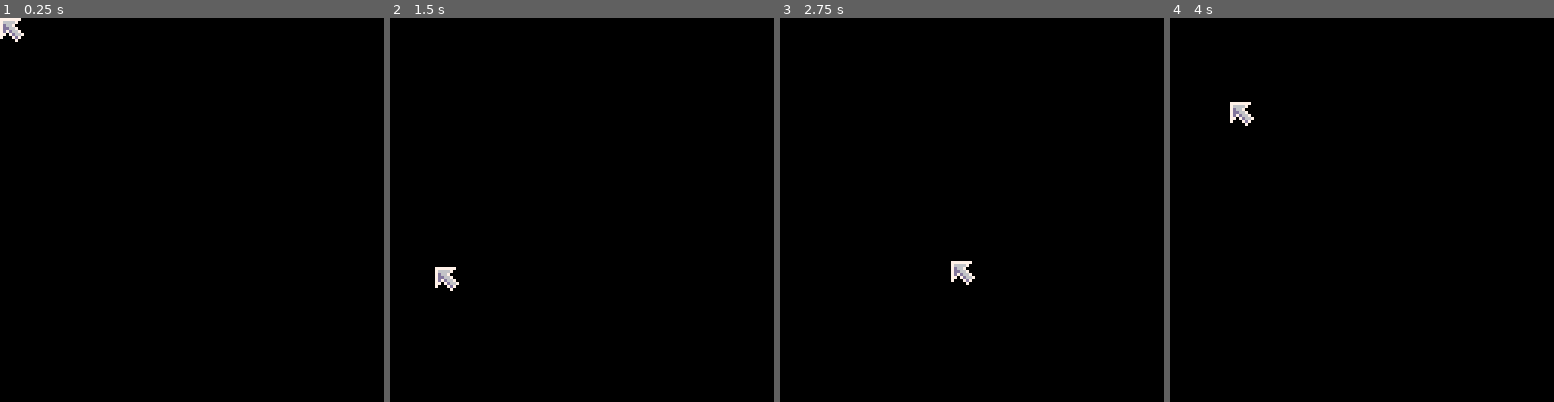
Above: before the commit, frames 1-4 (left to right).
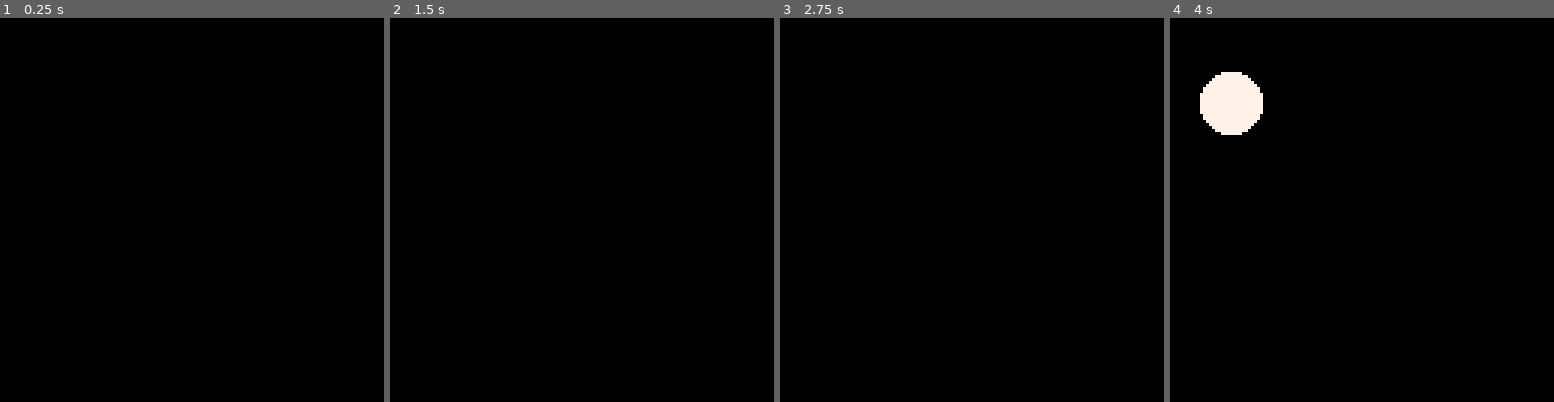
Above: after the commit, the same moments.

Repository: wesen/carts
Game: PICO-8 cartridge games/gamedevgame/gamedevgame.p8
Same seed, same stepped clock (60 frames per second), same inputs: the game is played once before the commit and once after it.
Inputs (mouse positions are in pixels of both pictures, inside the frame that each line leads up to):
- Up to frame 1 (0.25 s): no input
- Up to frame 2 (1.5 s): click (670, 121) at 0.67 s; click (436, 267) at 1.22 s
- Up to frame 3 (2.75 s): click (887, 114) at 1.77 s; click (952, 259) at 2.32 s
- Up to frame 4 (4 s): click (1404, 106) at 2.87 s; click (1465, 256) at 3.42 s; click (1231, 102) at 3.97 s

The runs differ from the first frame. In frame 1, 0.3% of the frame differs, in the area x 0-7%, y 0-7%; in frame 2, 0.3%; in frame 3, 0.3%; in frame 4, 2.0%, in the area x 7-25%, y 14-31%.

Commit message:
Only click dot

Diff:
--- a/games/gamedevgame/gamedevgame.p8
+++ b/games/gamedevgame/gamedevgame.p8
@@ -798,22 +798,22 @@
   self.jiggle=false
  end
 
- for i=1,n do
-  local idx=(self.idx+i-1)%n
-  if self.trails[idx]!=nil then
-   local v=self.trails[idx]
-   local x=v[1]
-   local y=v[2]
-   local d=sqr(glb_mouse_x-x)+sqr(glb_mouse_y-y)
-   darken((n-i)*100/n/2)
-   if d>20 then
-    local r=i/(n/3)+1
-    -- circfill(v[1],v[2],r,7)
-    spr(1,v[1],v[2])
-   end
-  end
- end
- pal()
+ -- for i=1,n do
+ --  local idx=(self.idx+i-1)%n
+ --  if self.trails[idx]!=nil then
+ --   local v=self.trails[idx]
+ --   local x=v[1]
+ --   local y=v[2]
+ --   local d=sqr(glb_mouse_x-x)+sqr(glb_mouse_y-y)
+ --   darken((n-i)*100/n/2)
+ --   if d>20 then
+ --    local r=i/(n/3)+1
+ --    -- circfill(v[1],v[2],r,7)
+ --    spr(1,v[1],v[2])
+ --   end
+ --  end
+ -- end
+ -- pal()
 
  if self.circle_t<15 then
   -- self.circle_t+=2
@@ -823,13 +823,13 @@
   -- pal(7,5)
  end
 
- spr(1,glb_mouse_x+self.shkx,glb_mouse_y+self.shky)
- pal()
+ -- spr(1,glb_mouse_x+self.shkx,glb_mouse_y+self.shky)
+ -- pal()
 
 
  -- if self.prev_x!=glb_mouse_x or self.prev_y!=glb_mouse_y then
-  self.trails[self.idx]={glb_mouse_x,glb_mouse_y}
-  self.idx=(self.idx+1)%n
+ self.trails[self.idx]={glb_mouse_x,glb_mouse_y}
+ self.idx=(self.idx+1)%n
  -- end
  self.prev_x=glb_mouse_x
  self.prev_y=glb_mouse_y
@@ -1923,13 +1923,8 @@
  glb_mouse_y=stat(33)
 end
 
-function tutorial_draw1()
+function tutorial_draw()
  glb_mouse:draw()
-end
-
-function tutorial_draw2()
- -- only simple mouse sprite
- spr(1,glb_mouse_x,glb_mouse_y)
 end
 
 function _draw()
@@ -1938,7 +1933,7 @@
  cls(0)
 
  if true then
-  tutorial_draw2()
+  tutorial_draw()
   return
  end
 
--- a/games/gamedevgame/main.lua
+++ b/games/gamedevgame/main.lua
@@ -54,13 +54,8 @@
  glb_mouse_y=stat(33)
 end
 
-function tutorial_draw1()
+function tutorial_draw()
  glb_mouse:draw()
-end
-
-function tutorial_draw2()
- -- only simple mouse sprite
- spr(1,glb_mouse_x,glb_mouse_y)
 end
 
 function _draw()
@@ -69,7 +64,7 @@
  cls(0)
 
  if true then
-  tutorial_draw2()
+  tutorial_draw()
   return
  end
 
--- a/games/gamedevgame/mouse.lua
+++ b/games/gamedevgame/mouse.lua
@@ -28,22 +28,22 @@
   self.jiggle=false
  end
 
- for i=1,n do
-  local idx=(self.idx+i-1)%n
-  if self.trails[idx]!=nil then
-   local v=self.trails[idx]
-   local x=v[1]
-   local y=v[2]
-   local d=sqr(glb_mouse_x-x)+sqr(glb_mouse_y-y)
-   darken((n-i)*100/n/2)
-   if d>20 then
-    local r=i/(n/3)+1
-    -- circfill(v[1],v[2],r,7)
-    spr(1,v[1],v[2])
-   end
-  end
- end
- pal()
+ -- for i=1,n do
+ --  local idx=(self.idx+i-1)%n
+ --  if self.trails[idx]!=nil then
+ --   local v=self.trails[idx]
+ --   local x=v[1]
+ --   local y=v[2]
+ --   local d=sqr(glb_mouse_x-x)+sqr(glb_mouse_y-y)
+ --   darken((n-i)*100/n/2)
+ --   if d>20 then
+ --    local r=i/(n/3)+1
+ --    -- circfill(v[1],v[2],r,7)
+ --    spr(1,v[1],v[2])
+ --   end
+ --  end
+ -- end
+ -- pal()
 
  if self.circle_t<15 then
   -- self.circle_t+=2
@@ -53,13 +53,13 @@
   -- pal(7,5)
  end
 
- spr(1,glb_mouse_x+self.shkx,glb_mouse_y+self.shky)
- pal()
+ -- spr(1,glb_mouse_x+self.shkx,glb_mouse_y+self.shky)
+ -- pal()
 
 
  -- if self.prev_x!=glb_mouse_x or self.prev_y!=glb_mouse_y then
-  self.trails[self.idx]={glb_mouse_x,glb_mouse_y}
-  self.idx=(self.idx+1)%n
+ self.trails[self.idx]={glb_mouse_x,glb_mouse_y}
+ self.idx=(self.idx+1)%n
  -- end
  self.prev_x=glb_mouse_x
  self.prev_y=glb_mouse_y
